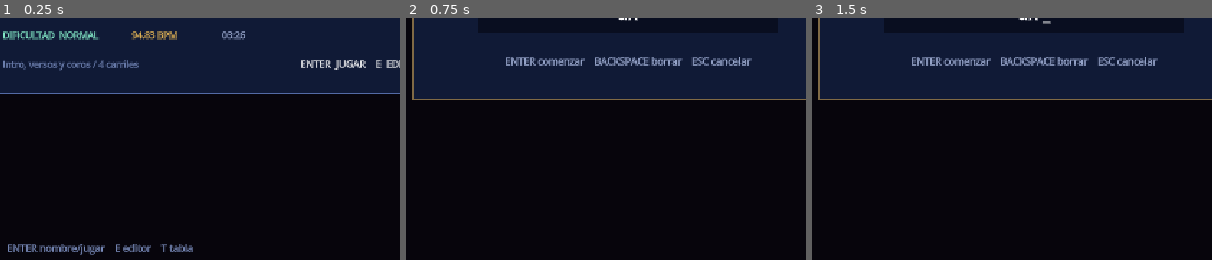
Above: before the commit, frames 1-3 (left to right).
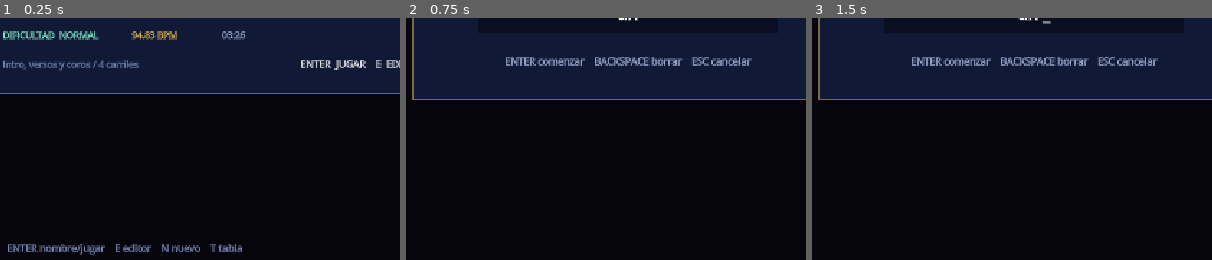
Above: after the commit, the same moments.

Repository: felipapa/Bateria
Game: Godot game, scene res://main.tscn
Same seed, same stepped clock (60 frames per second), same inputs: the game is played once before the commit and once after it. Sound files missing from this copy of the repository are replaced by a short silence.
Inputs (mouse positions are % of the whole screen's width and height, from its top left):
- Up to frame 1 (0.25 s): no input
- Up to frame 2 (0.75 s): tap Enter at 0.5 s; move the mouse to (72, 45) at 0.52 s; hold D from 0.53 s (still down); tap N at 0.6 s; click (72, 45) at 0.67 s
- Up to frame 3 (1.5 s): tap Space at 0.77 s; tap Tab at 0.8, 1.35 s; move the mouse to (30, 55) at 1.27 s; release D at 1.28 s; hold Down from 1.28 s (still down)
The pictures show only the part of the screen within x 22-72%, y 47-96%; the shares and areas given below are measured in that part.

The runs differ from the first frame. In frame 1, 0.4% of the frame differs, in the area x 40-61%, y 93-97%; in frame 2, nothing differs; in frame 3, nothing differs.

Commit message:
add custom song level creation

Diff:
--- a/scripts/rhythm_game.gd
+++ b/scripts/rhythm_game.gd
@@ -3,7 +3,7 @@
 ## Four-lane rhythm prototype with a menu and a Guitar Hero-style highway.
 ## The chart is kept as song time + lane, independent from the visuals.
 
-enum Screen { MENU, NAME_ENTRY, GAME, EDITOR, SCORES }
+enum Screen { MENU, NAME_ENTRY, GAME, EDITOR, SCORES, NEW_LEVEL }
 
 const LANE_COUNT := 4
 const THIS_LOVE_PATH := "res://YTDown.com_YouTube_Maroon-5-This-Love_Media_XPpTgCho5ZA_009_128k.mp3"
@@ -45,7 +45,9 @@
 	KEY_K: 3,
 	KEY_RIGHT: 3
 }
-const LEVELS := [
+const CUSTOM_LEVELS_PATH := "res://levels/custom_levels.json"
+
+var levels: Array = [
 	{
 		"title": "THIS LOVE",
 		"subtitle": "Maroon 5",
@@ -96,6 +98,12 @@
 var name_input := ""
 var player_name := ""
 var scores: Array = []
+var custom_levels: Array = []
+var new_song_files: Array = []
+var new_song_index := 0
+var new_song_bpm := "120"
+var new_song_offset := "0.000"
+var new_level_field := 0
 var editor_time := 0.0
 var editor_playing := false
 var editor_subdivision := 1
@@ -147,6 +155,7 @@
 
 func _ready() -> void:
 	fallback_font = ThemeDB.fallback_font
+	_load_custom_levels()
 	_load_scores()
 	_select_level_data()
 	_setup_song()
@@ -202,6 +211,9 @@
 	if current_screen == Screen.NAME_ENTRY:
 		_handle_name_input(event)
 		return
+	if current_screen == Screen.NEW_LEVEL:
+		_handle_new_level_input(event)
+		return
 	if current_screen == Screen.SCORES:
 		_handle_scores_input(event)
 		return
@@ -237,13 +249,15 @@
 	if keycode == KEY_UP or keycode == KEY_W:
 		selected_level = maxi(0, selected_level - 1)
 	elif keycode == KEY_DOWN or keycode == KEY_S:
-		selected_level = mini(LEVELS.size() - 1, selected_level + 1)
+		selected_level = mini(levels.size() - 1, selected_level + 1)
 	elif keycode == KEY_ENTER or keycode == KEY_SPACE:
 		_open_name_entry()
 	elif keycode == KEY_E:
 		_enter_editor()
 	elif keycode == KEY_T:
 		current_screen = Screen.SCORES
+	elif keycode == KEY_N:
+		_open_new_level()
 
 
 func _open_name_entry() -> void:
@@ -289,7 +303,7 @@
 	elif keycode == KEY_UP or keycode == KEY_W:
 		selected_level = maxi(0, selected_level - 1)
 	elif keycode == KEY_DOWN or keycode == KEY_S:
-		selected_level = mini(LEVELS.size() - 1, selected_level + 1)
+		selected_level = mini(levels.size() - 1, selected_level + 1)
 
 
 func _enter_editor() -> void:
@@ -562,7 +576,6 @@
 				scores[index] = entry
 				_save_scores()
 			return
-			return
 	scores.append({
 		"name": player_name.strip_edges().left(12),
 		"score": score,
@@ -600,7 +613,7 @@
 				"name": str(entry.name).left(12),
 				"score": int(entry.score),
 				"accuracy": float(entry.get("accuracy", 0.0)),
-				"level": clampi(int(entry.level), 0, LEVELS.size() - 1)
+				"level": clampi(int(entry.level), 0, levels.size() - 1)
 			})
 	_scores_sort()
 
@@ -611,6 +624,140 @@
 		return
 	file.store_string(JSON.stringify(scores))
 	file.close()
+
+
+func _load_custom_levels() -> void:
+	custom_levels.clear()
+	if not FileAccess.file_exists(CUSTOM_LEVELS_PATH):
+		return
+	var file := FileAccess.open(CUSTOM_LEVELS_PATH, FileAccess.READ)
+	if file == null:
+		return
+	var parsed = JSON.parse_string(file.get_as_text())
+	file.close()
+	if not parsed is Array:
+		return
+	for entry in parsed:
+		if not entry is Dictionary or not entry.has("song_path") or not entry.has("chart_path"):
+			continue
+		if not FileAccess.file_exists(str(entry.song_path)):
+			continue
+		var level: Dictionary = entry.duplicate(true)
+		levels.append(level)
+		custom_levels.append(level)
+
+
+func _save_custom_levels() -> void:
+	var file := FileAccess.open(CUSTOM_LEVELS_PATH, FileAccess.WRITE)
+	if file == null:
+		return
+	file.store_string(JSON.stringify(custom_levels))
+	file.close()
+
+
+func _scan_new_song_files() -> void:
+	new_song_files.clear()
+	var directory := DirAccess.open("res://")
+	if directory == null:
+		return
+	directory.list_dir_begin()
+	var file_name := directory.get_next()
+	while not file_name.is_empty():
+		if not directory.current_is_dir() and file_name.to_lower().ends_with(".mp3"):
+			var song_path := "res://" + file_name
+			var already_added := false
+			for level in levels:
+				if str(level.song_path) == song_path:
+					already_added = true
+					break
+			if song_path != DRUM_SAMPLES_PATH and not already_added:
+				new_song_files.append(song_path)
+		file_name = directory.get_next()
+	directory.list_dir_end()
+
+
+func _open_new_level() -> void:
+	_scan_new_song_files()
+	new_song_index = 0
+	new_level_field = 0
+	new_song_bpm = "120"
+	new_song_offset = "0.000"
+	current_screen = Screen.NEW_LEVEL
+
+
+func _handle_new_level_input(event: InputEvent) -> void:
+	if not event is InputEventKey:
+		return
+	var key_event := event as InputEventKey
+	if not key_event.pressed or key_event.echo:
+		return
+	var keycode := key_event.physical_keycode
+	if keycode == 0:
+		keycode = key_event.keycode
+	if keycode == KEY_ESCAPE:
+		current_screen = Screen.MENU
+	elif keycode == KEY_TAB:
+		new_level_field = (new_level_field + 1) % 3
+	elif keycode == KEY_UP and new_level_field == 0:
+		new_song_index = maxi(0, new_song_index - 1)
+	elif keycode == KEY_DOWN and new_level_field == 0:
+		new_song_index = mini(new_song_files.size() - 1, new_song_index + 1)
+	elif keycode == KEY_BACKSPACE and new_level_field > 0:
+		if new_level_field == 1 and not new_song_bpm.is_empty():
+			new_song_bpm = new_song_bpm.left(new_song_bpm.length() - 1)
+		elif new_level_field == 2 and not new_song_offset.is_empty():
+			new_song_offset = new_song_offset.left(new_song_offset.length() - 1)
+	elif keycode == KEY_ENTER:
+		_create_new_level()
+	else:
+		if key_event.unicode < 32 or key_event.unicode > 126:
+			return
+		var character := String.chr(key_event.unicode)
+		if new_level_field == 1 and new_song_bpm.length() < 6 and (character.is_valid_int() or character == "."):
+			new_song_bpm += character
+		elif new_level_field == 2 and new_song_offset.length() < 8 and (character.is_valid_int() or character == "." or character == "-"):
+			new_song_offset += character
+
+
+func _create_new_level() -> void:
+	if new_song_files.is_empty():
+		return
+	var bpm := float(new_song_bpm)
+	var offset := float(new_song_offset)
+	if bpm < 40.0 or bpm > 240.0:
+		return
+	var song_path: String = new_song_files[new_song_index]
+	var audio = load(song_path)
+	var duration := 180.0
+	if audio is AudioStream:
+		duration = maxf(1.0, audio.get_length())
+	var base_name := song_path.get_file().get_basename().replace("_", " ").replace("-", " ")
+	var slug := song_path.get_file().get_basename().to_lower().replace(" ", "_").replace("-", "_")
+	var new_level := {
+		"title": base_name.to_upper().left(28),
+		"subtitle": "Custom song",
+		"difficulty": "CUSTOM",
+		"rank": 1,
+		"bpm": bpm,
+		"bpm_label": "%.2f BPM" % bpm,
+		"length": "%02d:%02d" % [int(duration / 60.0), int(fmod(duration, 60.0))],
+		"notes": "Chart nuevo / 4 carriles",
+		"song_path": song_path,
+		"duration": duration,
+		"offset": offset,
+		"chart_path": "res://levels/" + slug + "_chart.json"
+	}
+	levels.append(new_level)
+	custom_levels.append(new_level)
+	_save_custom_levels()
+	selected_level = levels.size() - 1
+	_select_level_data()
+	_setup_song()
+	_build_song_chart()
+	current_screen = Screen.EDITOR
+	editor_time = current_song_offset
+	editor_playing = false
+	editor_message = "Nuevo nivel creado"
 
 
 func _spawn_notes() -> void:
@@ -839,7 +986,7 @@
 
 
 func _select_level_data() -> void:
-	var level: Dictionary = LEVELS[selected_level]
+	var level: Dictionary = levels[selected_level]
 	current_bpm = float(level.bpm)
 	current_beat = 60.0 / current_bpm
 	current_song_offset = float(level.offset)
@@ -916,7 +1063,7 @@
 			if beat_index % 2 == 1:
 				_add_chart_note(beat_time + current_beat * 0.5, (beat_index + 3) % LANE_COUNT)
 
-		var rank := int(LEVELS[selected_level].rank)
+		var rank := int(levels[selected_level].rank)
 		if rank >= 2 and bar >= 4 and beat_index % 2 == 0:
 			_add_chart_note(beat_time + current_beat * 0.5, (beat_index + 2) % LANE_COUNT)
 		if rank >= 3 and bar >= 8:
@@ -939,6 +1086,8 @@
 		_draw_menu()
 	elif current_screen == Screen.NAME_ENTRY:
 		_draw_name_entry()
+	elif current_screen == Screen.NEW_LEVEL:
+		_draw_new_level()
 	elif current_screen == Screen.EDITOR:
 		_draw_editor()
 	elif current_screen == Screen.SCORES:
@@ -970,7 +1119,7 @@
 	draw_rect(card, Color("#536aa5"), false, 2.0)
 	draw_rect(Rect2(card_position, Vector2(7.0, card_size.y)), LANE_COLORS[selected_level % LANE_COUNT])
 
-	var level: Dictionary = LEVELS[selected_level]
+	var level: Dictionary = levels[selected_level]
 	draw_string(fallback_font, card_position + Vector2(34.0, 50.0), "%02d" % (selected_level + 1), HORIZONTAL_ALIGNMENT_LEFT, -1.0, 18, Color("#7f94ca"))
 	draw_string(fallback_font, card_position + Vector2(92.0, 51.0), str(level.title), HORIZONTAL_ALIGNMENT_LEFT, -1.0, 27, Color.WHITE)
 	draw_string(fallback_font, card_position + Vector2(92.0, 78.0), str(level.subtitle), HORIZONTAL_ALIGNMENT_LEFT, -1.0, 14, Color("#a9b8df"))
@@ -980,14 +1129,14 @@
 	draw_string(fallback_font, card_position + Vector2(34.0, 174.0), str(level.notes), HORIZONTAL_ALIGNMENT_LEFT, -1.0, 13, Color("#778bbd"))
 	draw_string(fallback_font, card_position + Vector2(card_size.x - 260.0, 174.0), "ENTER  JUGAR    E  EDITOR", HORIZONTAL_ALIGNMENT_CENTER, 220.0, 14, Color("#ffffff"))
 
-	draw_string(fallback_font, Vector2(66.0, viewport_size.y - 46.0), "ARRIBA / ABAJO seleccionar    ENTER nombre/jugar    E editor    T tabla", HORIZONTAL_ALIGNMENT_LEFT, -1.0, 14, Color("#8296c9"))
-	draw_string(fallback_font, Vector2(viewport_size.x - 260.0, viewport_size.y - 46.0), "NIVEL  %02d / %02d" % [selected_level + 1, LEVELS.size()], HORIZONTAL_ALIGNMENT_LEFT, -1.0, 13, Color("#6678aa"))
+	draw_string(fallback_font, Vector2(66.0, viewport_size.y - 46.0), "ARRIBA / ABAJO seleccionar    ENTER nombre/jugar    E editor    N nuevo    T tabla", HORIZONTAL_ALIGNMENT_LEFT, -1.0, 14, Color("#8296c9"))
+	draw_string(fallback_font, Vector2(viewport_size.x - 260.0, viewport_size.y - 46.0), "NIVEL  %02d / %02d" % [selected_level + 1, levels.size()], HORIZONTAL_ALIGNMENT_LEFT, -1.0, 13, Color("#6678aa"))
 
 
 func _draw_name_entry() -> void:
 	var viewport_size := get_viewport_rect().size
 	_draw_animated_background(viewport_size, menu_time)
-	var level: Dictionary = LEVELS[selected_level]
+	var level: Dictionary = levels[selected_level]
 	draw_string(fallback_font, Vector2(62.0, 68.0), "BEATFORGE", HORIZONTAL_ALIGNMENT_LEFT, -1.0, 34, Color("#f2f5ff"))
 	draw_string(fallback_font, Vector2(66.0, 94.0), "PREPARA TU PARTIDA", HORIZONTAL_ALIGNMENT_LEFT, -1.0, 14, Color("#8296c9"))
 	var panel := Rect2((viewport_size.x - 620.0) * 0.5, 190.0, 620.0, 265.0)
@@ -1004,10 +1153,34 @@
 	draw_string(fallback_font, Vector2(66.0, viewport_size.y - 46.0), "Escribe hasta 12 caracteres", HORIZONTAL_ALIGNMENT_LEFT, -1.0, 14, Color("#8296c9"))
 
 
+func _draw_new_level() -> void:
+	var viewport_size := get_viewport_rect().size
+	_draw_animated_background(viewport_size, menu_time)
+	draw_string(fallback_font, Vector2(62.0, 68.0), "BEATFORGE", HORIZONTAL_ALIGNMENT_LEFT, -1.0, 34, Color("#f2f5ff"))
+	draw_string(fallback_font, Vector2(66.0, 94.0), "NUEVO NIVEL", HORIZONTAL_ALIGNMENT_LEFT, -1.0, 14, Color("#8296c9"))
+	var panel := Rect2((viewport_size.x - 780.0) * 0.5, 150.0, 780.0, 390.0)
+	draw_rect(panel, Color("#101a36"))
+	draw_rect(panel, Color("#806a45"), false, 2.0)
+	if new_song_files.is_empty():
+		draw_string(fallback_font, Vector2(panel.position.x, panel.position.y + 105.0), "No hay MP3 nuevos", HORIZONTAL_ALIGNMENT_CENTER, panel.size.x, 27, Color("#ffcf78"))
+		draw_string(fallback_font, Vector2(panel.position.x, panel.position.y + 155.0), "Copia una cancion en la carpeta del proyecto y vuelve a abrir esta pantalla", HORIZONTAL_ALIGNMENT_CENTER, panel.size.x, 14, Color("#a9b8df"))
+	else:
+		draw_string(fallback_font, panel.position + Vector2(34.0, 48.0), "CANCION", HORIZONTAL_ALIGNMENT_LEFT, -1.0, 14, Color("#a9b8df"))
+		draw_string(fallback_font, panel.position + Vector2(34.0, 83.0), str(new_song_files[new_song_index]).get_file(), HORIZONTAL_ALIGNMENT_LEFT, panel.size.x - 68.0, 18, Color.WHITE)
+		var bpm_color := Color("#ffc857") if new_level_field == 1 else Color("#a9b8df")
+		var offset_color := Color("#ffc857") if new_level_field == 2 else Color("#a9b8df")
+		draw_string(fallback_font, panel.position + Vector2(34.0, 145.0), "BPM  " + new_song_bpm, HORIZONTAL_ALIGNMENT_LEFT, 280.0, 20, bpm_color)
+		draw_string(fallback_font, panel.position + Vector2(360.0, 145.0), "OFFSET  " + new_song_offset + " s", HORIZONTAL_ALIGNMENT_LEFT, 300.0, 20, offset_color)
+		draw_string(fallback_font, panel.position + Vector2(34.0, 198.0), "El nivel se generara con notas iniciales y luego podras editarlo", HORIZONTAL_ALIGNMENT_LEFT, panel.size.x - 68.0, 14, Color("#778bbd"))
+		draw_string(fallback_font, panel.position + Vector2(34.0, 270.0), "TAB cambiar campo    ARRIBA/ABAJO cambiar cancion", HORIZONTAL_ALIGNMENT_LEFT, panel.size.x - 68.0, 14, Color("#8296c9"))
+		draw_string(fallback_font, panel.position + Vector2(34.0, 306.0), "ENTER crear y abrir editor    ESC cancelar", HORIZONTAL_ALIGNMENT_LEFT, panel.size.x - 68.0, 16, Color("#8fffd6"))
+	draw_string(fallback_font, Vector2(66.0, viewport_size.y - 46.0), "El BPM define el snap del editor; el offset marca el primer golpe", HORIZONTAL_ALIGNMENT_LEFT, -1.0, 14, Color("#8296c9"))
+
+
 func _draw_scores() -> void:
 	var viewport_size := get_viewport_rect().size
 	_draw_animated_background(viewport_size, menu_time)
-	var level: Dictionary = LEVELS[selected_level]
+	var level: Dictionary = levels[selected_level]
 	draw_string(fallback_font, Vector2(62.0, 68.0), "BEATFORGE", HORIZONTAL_ALIGNMENT_LEFT, -1.0, 34, Color("#f2f5ff"))
 	draw_string(fallback_font, Vector2(66.0, 94.0), "TABLA DE PUNTUACIONES", HORIZONTAL_ALIGNMENT_LEFT, -1.0, 14, Color("#8296c9"))
 	draw_string(fallback_font, Vector2(66.0, 154.0), "ARRIBA / ABAJO cambia de nivel", HORIZONTAL_ALIGNMENT_LEFT, -1.0, 13, Color("#778bbd"))
@@ -1040,7 +1213,7 @@
 	var viewport_size := get_viewport_rect().size
 	_draw_animated_background(viewport_size, menu_time)
 	draw_string(fallback_font, Vector2(34.0, 42.0), "BEATFORGE  /  LEVEL EDITOR", HORIZONTAL_ALIGNMENT_LEFT, -1.0, 24, Color("#f2f5ff"))
-	var editor_level: Dictionary = LEVELS[selected_level]
+	var editor_level: Dictionary = levels[selected_level]
 	draw_string(fallback_font, Vector2(36.0, 64.0), str(editor_level.title) + "  /  " + str(editor_level.bpm_label), HORIZONTAL_ALIGNMENT_LEFT, -1.0, 13, Color("#8296c9"))
 
 	var timeline := _editor_timeline_rect()
@@ -1285,7 +1458,7 @@
 
 func _draw_header(viewport_size: Vector2) -> void:
 	draw_string(fallback_font, Vector2(34.0, 40.0), "BEATFORGE", HORIZONTAL_ALIGNMENT_LEFT, -1.0, 24, Color("#f2f5ff"))
-	var game_level: Dictionary = LEVELS[selected_level]
+	var game_level: Dictionary = levels[selected_level]
 	draw_string(fallback_font, Vector2(36.0, 62.0), str(game_level.title) + "  /  " + str(game_level.bpm_label), HORIZONTAL_ALIGNMENT_LEFT, -1.0, 13, Color("#8296c9"))
 	var accuracy := _accuracy_percent()
 	draw_string(fallback_font, Vector2(viewport_size.x - 265.0, 36.0), "SCORE %07d" % score, HORIZONTAL_ALIGNMENT_LEFT, -1.0, 18, Color("#f2f5ff"))
